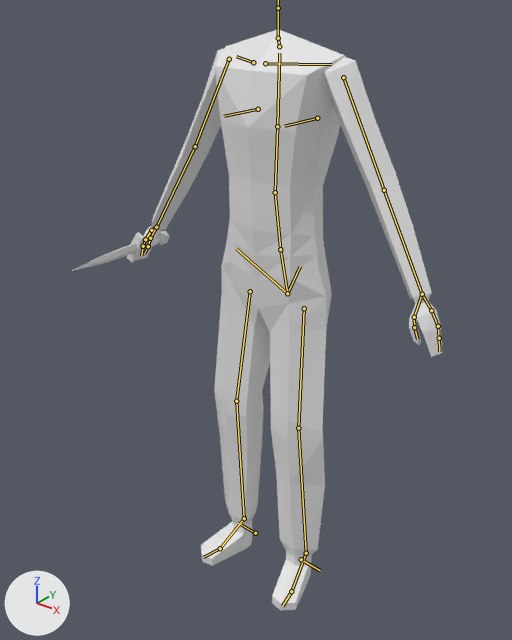
Two versions of the Blender file salemstalker/Assets/Weapons/weapon_animtions/dagger_animations.blend, one commit apart.
Camera for both pictures: a 50 mm lens placed at (1.087, -1.44, 1.757), pointed at (-0.008, -0.07, 0.908). The lights are fixed; the arrows at lower left show +X, +Y and +Z. The bones that bend it are drawn over the model as lines.
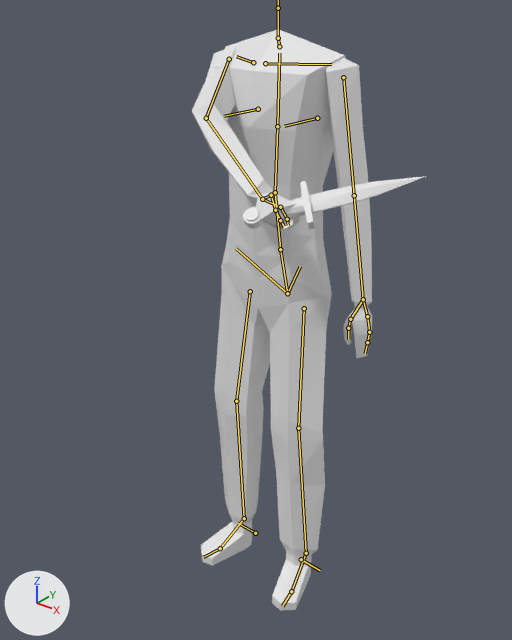
The newer file adds an action. The first version stands in its rest pose; the second is drawn at frame 12 of the action 'metarigAction.002'.

Edits to the bpy script that builds the scene:
```text
Change bone_upper_arm_l:
    where bone_upper_arm_l = bpy.data.objects['metarig'].pose.bones['upper_arm.L']  # child of 'shoulder.L'
    bone_upper_arm_l.rotation_quaternion: (1.0, 0.0, 0.0, 0.0) -> (0.988, -0.019, -0.001, -0.155)  # degrees (0, 0, 0) -> degrees (-2, 0, -18)
Change bone_upper_arm_r:
    where bone_upper_arm_r = bpy.data.objects['metarig'].pose.bones['upper_arm.R']  # child of 'shoulder.R'
    bone_upper_arm_r.rotation_quaternion: (1.0, 0.0, 0.0, 0.0) -> (0.746, 0.563, -0.171, 0.311)  # degrees (0, 0, 0) -> degrees (67, -37, 20)
Change bone_forearm_r:
    where bone_forearm_r = bpy.data.objects['metarig'].pose.bones['forearm.R']  # child of 'upper_arm.R'
    bone_forearm_r.rotation_quaternion: (1.0, 0.0, 0.0, 0.0) -> (0.946, -0.035, -0.008, 0.322)  # degrees (0, 0, 0) -> degrees (-4, 0, 38)
Change bone_hand_r:
    where bone_hand_r = bpy.data.objects['metarig'].pose.bones['hand.R']  # child of 'forearm.R'
    bone_hand_r.rotation_quaternion: (1.0, 0.0, 0.0, 0.0) -> (0.647, 0.583, -0.485, 0.075)  # degrees (0, 0, 0) -> degrees (102, -46, -42)
Change bone_hand_r_003:
    where bone_hand_r_003 = bpy.data.objects['metarig'].pose.bones['hand.R.003']  # child of 'hand.R'
    bone_hand_r_003.location: (0.0, 0.0, 0.0) -> (-0.008, -0.007, -0.015)
    bone_hand_r_003.rotation_quaternion: (1.0, 0.0, 0.0, 0.0) -> (0.85, -0.411, 0.242, 0.225)  # degrees (0, 0, 0) -> degrees (-47, 37, 13)
Change bone_hand_r_002:
    where bone_hand_r_002 = bpy.data.objects['metarig'].pose.bones['hand.R.002']  # child of 'hand.R.003'
    bone_hand_r_002.rotation_quaternion: (1.0, 0.0, 0.0, 0.0) -> (0.924, -0.029, 0.067, 0.376)  # degrees (0, 0, 0) -> degrees (0, 8, 44)
Change bone_hand_r_001:
    where bone_hand_r_001 = bpy.data.objects['metarig'].pose.bones['hand.R.001']  # child of 'hand.R.002'
    bone_hand_r_001.rotation_quaternion: (1.0, 0.0, 0.0, 0.0) -> (0.938, -0.012, 0.021, 0.345)  # degrees (0, 0, 0) -> degrees (0, 3, 40)
Change bone_forearm_r_001:
    where bone_forearm_r_001 = bpy.data.objects['metarig'].pose.bones['forearm.R.001']  # child of 'forearm.R'
    bone_forearm_r_001.location: (0.0, 0.0, 0.0) -> (0.018, 0.003, 0.004)
    bone_forearm_r_001.rotation_quaternion: (1.0, 0.0, 0.0, 0.0) -> (0.865, -0.407, -0.231, 0.181)  # degrees (0, 0, 0) -> degrees (-54, -15, 31)
Change bone_forearm_r_003:
    where bone_forearm_r_003 = bpy.data.objects['metarig'].pose.bones['forearm.R.003']  # child of 'forearm.R.002'
    bone_forearm_r_003.rotation_quaternion: (1.0, 0.0, 0.0, 0.0) -> (0.959, 0.044, -0.021, -0.278)  # degrees (0, 0, 0) -> degrees (6, -1, -32)
```

Pixel boxes [x1, y1, x2, y2] of what changed, in the pictures (512 x 640 px):
'Cube.002', posed (41% narrower)
    before: [136, 48, 442, 357]
    after: [192, 45, 372, 358]
'Cylinder', posed (86% wider, 34% taller)
    before: [72, 231, 170, 271]
    after: [243, 176, 426, 230]
bone 'upper_arm.L', root to tip
    before: (343, 77) to (384, 190)
    after: (343, 77) to (354, 195)
bone 'upper_arm.R', root to tip
    before: (229, 59) to (195, 146)
    after: (229, 59) to (206, 118)
bone 'forearm.R', root to tip
    before: (195, 146) to (156, 227)
    after: (206, 118) to (262, 199)
bone 'hand.R', root to tip
    before: (156, 227) to (151, 230)
    after: (262, 199) to (271, 195)
bone 'hand.R.003', root to tip
    before: (151, 230) to (145, 239)
    after: (271, 195) to (275, 210)
bone 'hand.R.002', root to tip
    before: (145, 239) to (143, 246)
    after: (275, 210) to (280, 220)
bone 'hand.R.001', root to tip
    before: (143, 246) to (141, 255)
    after: (280, 220) to (284, 226)
bone 'forearm.R.001', root to tip
    before: (156, 227) to (150, 238)
    after: (262, 199) to (280, 207)
bone 'forearm.R.003', root to tip
    before: (148, 246) to (144, 253)
    after: (287, 219) to (288, 225)
